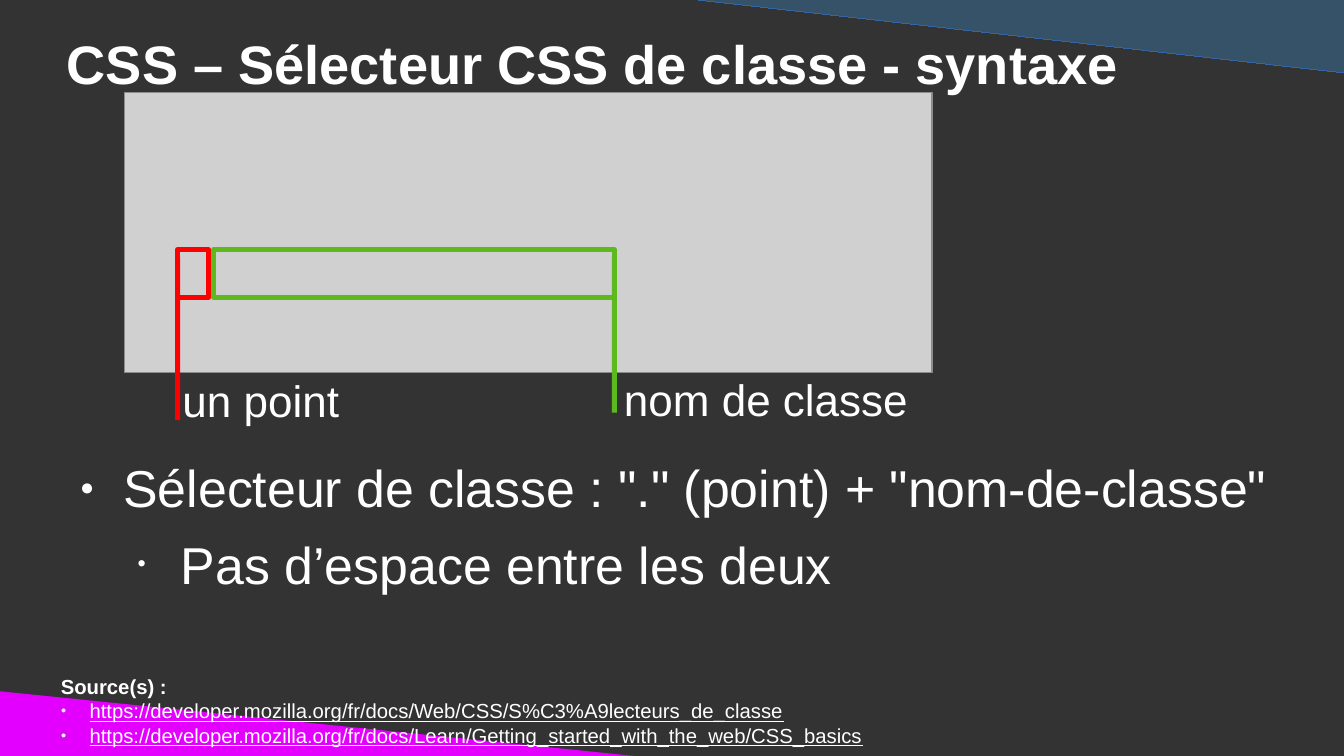
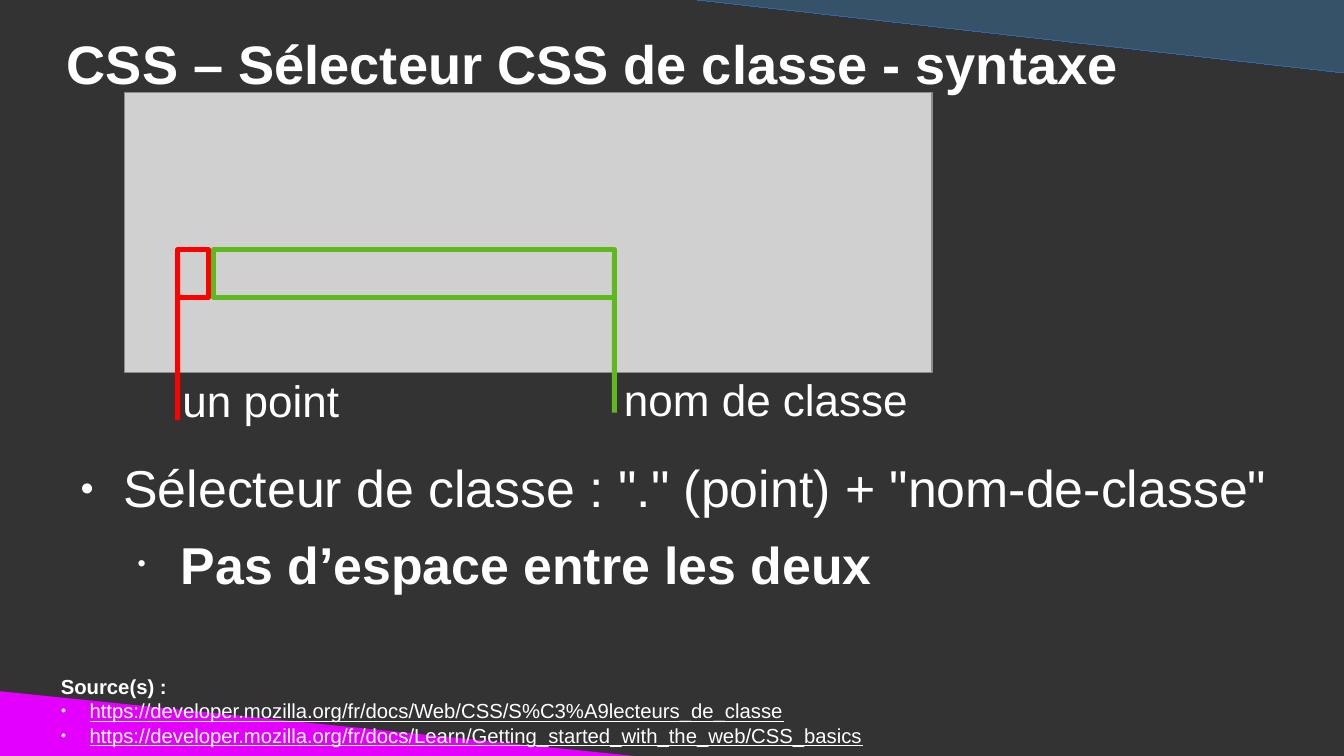
Before and after one commit to DanYellow/cours, a slide deck: slide 38 of integration-web-s1/travaux-pratiques/numero-3/presentation.odp (slide 37 before the commit). Drawn at 1344x756 pixels with LibreOffice and Linux fonts; fonts in the diff are those of the drawing; grey boxes stand for pictures. Boxes give left, top, right and bottom in pixels: in the first picture for what was removed or moved away, otherwise in the second. Text is boxed around its words. In the diff, an @@ line names an element or a change of style, - is before the commit and + after.

```diff
--- a/integration-web-s1/travaux-pratiques/numero-3/presentation.odp
+++ b/integration-web-s1/travaux-pratiques/numero-3/presentation.odp
@@ text at <box>181,546,872,594</box>: bold on in "Pas d’espace entre les deux" @@
```
Also in this commit, not shown: 15 other slides changed, 1 slide added, 1 other file.
